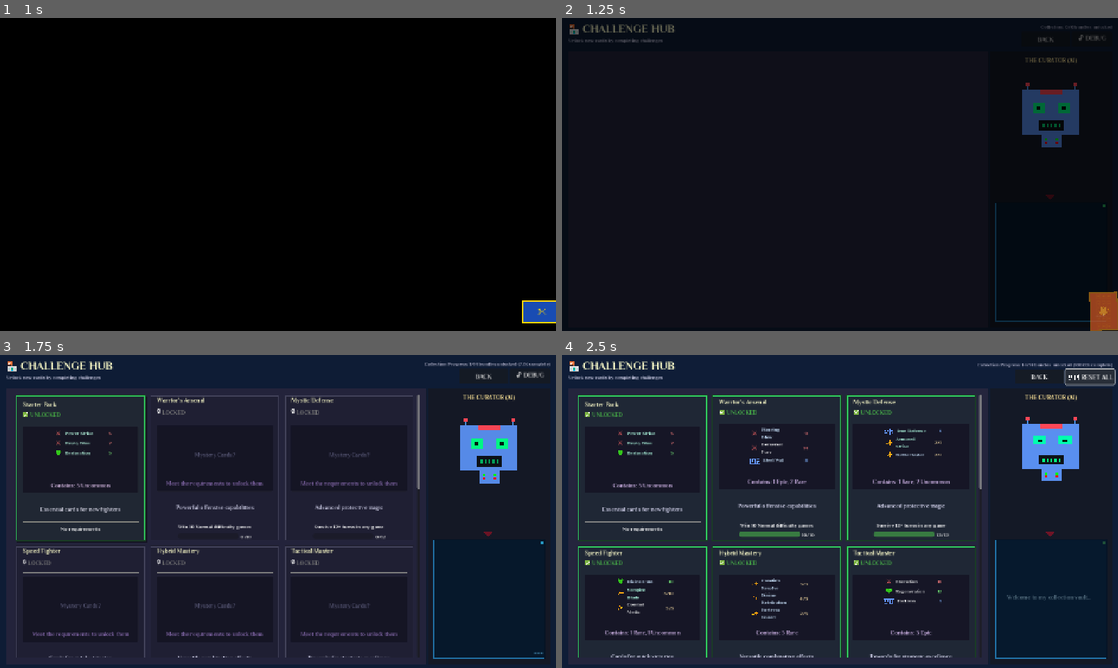
Above: before the commit, frames 1-4 (two rows, left to right).
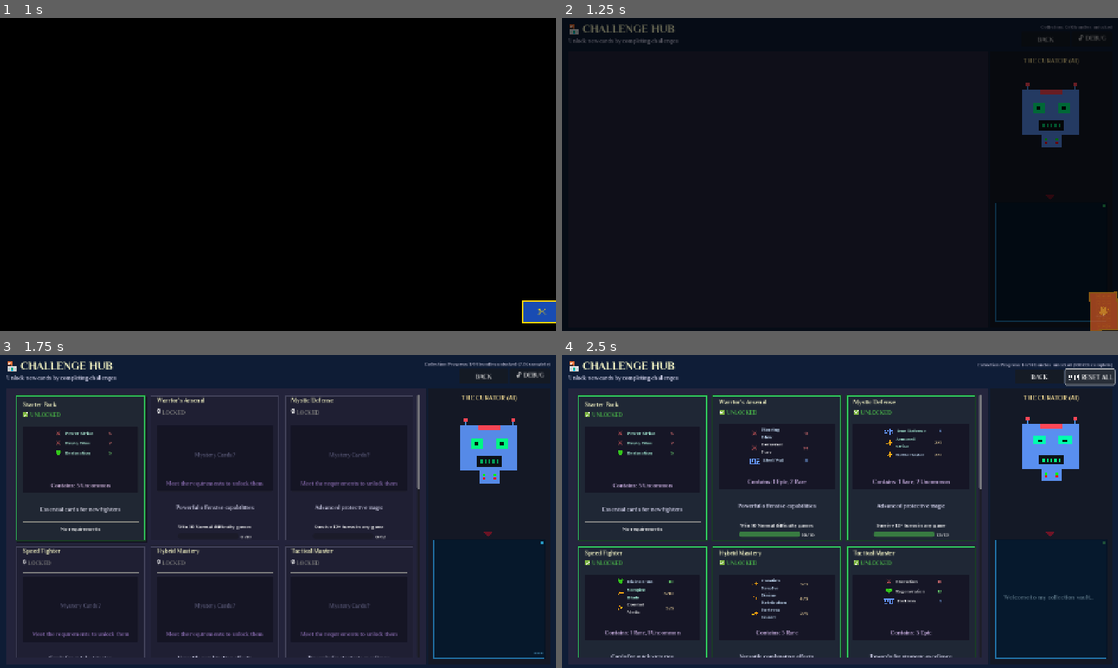
Above: after the commit, the same moments.

Repository: lextrack/Card-Vault-Keeper-Arena
Game: Godot game, scene res://scenes/MainMenu.tscn
The game is run twice, just before and just after one commit, with the same random seed, the same clock (stepped at 60 frames per second) and the same inputs. Video files are missing from this copy of the repository; at most half a second of black plays in their place. Sound files missing from this copy of the repository are replaced by a short silence.
Inputs (mouse positions are in pixels of both pictures, inside the frame that each line leads up to):
- Up to frame 1 (1 s): click "CHALLENGE HUB" at 0.5 s
- Up to frame 2 (1.25 s): no input
- Up to frame 3 (1.75 s): tap Enter (game_select) at 1.25 s; move the mouse to (400, 495) at 1.27 s; hold Right (ui_right) from 1.28 s (still down); hold C (ChallengeHub_access) from 1.28 s (still down); click (400, 495) at 1.42 s
- Up to frame 4 (2.5 s): release Right (ui_right) at 2 s; release C (ChallengeHub_access) at 2 s; click "🔓 DEBUG" at 2 s

Frame 1 is identical in both runs. In frame 2, 0.2% of the frame differs, in the area x 1-93%, y 6-15%; in frame 3, 0.3%; in frame 4, 0.4%, in the area x 1-96%, y 6-79%.

Commit message:
Changes in the shake effect and new dialogues

Diff:
--- a/scenes/ChallengeHub.tscn
+++ b/scenes/ChallengeHub.tscn
@@ -70,7 +70,7 @@
 [node name="Subtitle" type="Label" parent="MainContainer/HeaderContainer/TitleSection"]
 layout_mode = 2
 theme_override_colors/font_color = Color(0.8, 0.8, 0.9, 1)
-theme_override_font_sizes/font_size = 12
+theme_override_font_sizes/font_size = 14
 text = "Unlock new cards by completing challenges"
 
 [node name="StatsSection" type="VBoxContainer" parent="MainContainer/HeaderContainer"]
@@ -190,7 +190,7 @@
 [node name="AITitle" type="Label" parent="MainContainer/ContentContainer/AIContainer/AIPanel/AIContent"]
 layout_mode = 2
 theme_override_colors/font_color = Color(1, 0.9, 0.6, 1)
-theme_override_font_sizes/font_size = 15
+theme_override_font_sizes/font_size = 16
 text = "THE CURATOR (AI)"
 horizontal_alignment = 1
 
@@ -290,7 +290,7 @@
 grow_horizontal = 2
 grow_vertical = 2
 theme_override_colors/font_color = Color(0.8, 0.95, 1, 1)
-theme_override_font_sizes/font_size = 15
+theme_override_font_sizes/font_size = 16
 horizontal_alignment = 1
 vertical_alignment = 1
 autowrap_mode = 2
--- a/scripts/ChallengeHub.gd
+++ b/scripts/ChallengeHub.gd
@@ -45,7 +45,7 @@
 var intro_dialogs = [
 	"Welcome to my collection vault...",
 	"I am the keeper of these powerful card bundles.",
-	"Complete the challenges and these cards will be yours."
+	"Complete the challenges and the cards contained in these bundles will be yours."
 ]
 
 var casual_dialogs = [
@@ -59,7 +59,10 @@
 	"Every card in my vault has proven its worth in battle.",
 	"The ancient cards whisper secrets of victory...",
 	"Power calls to those who dare to earn it.",
-	"These bundles hold mysteries yet to be unveiled..."
+	"These bundles hold mysteries yet to be unveiled...",
+	"Power is fleeting, but mastery lasts forever.",
+	"Unlock more bundles so we have more cards to play together.",
+	"A single card can turn the tide of battle... if you know when to play it. Make sure to check you mana."
 ]
 
 var mysterious_dialogs = [
--- a/scripts/UIManager.gd
+++ b/scripts/UIManager.gd
@@ -504,7 +504,7 @@
 	var time_per_shake = duration / shake_count
 
 	for i in range(shake_count):
-		var current_intensity = intensity * (1.0 - float(i) / shake_count)
+		var current_intensity = intensity * (0.1 - float(i) / shake_count)
 		var shake_x = randf_range(-current_intensity, current_intensity)
 		var shake_y = randf_range(-current_intensity, current_intensity)
 		var shake_position = original_ui_position + Vector2(shake_x, shake_y)
Not shown, changed: export_presets.cfg
